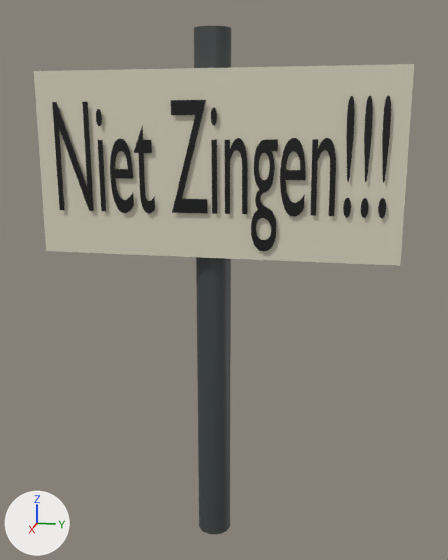
Two versions of the OBJ model models/VerbodenZingenBord.obj, one commit apart.
The view is the same before and after, from a camera (50 mm lens) standing at (1.727, 0.359, 1.249) and looking at (0.002, 0.014, 0.818). The lights are fixed; the arrows at lower left show +X, +Y and +Z. Where no turn or scale is listed for an object, it has been applied to the vertices.

Objects in the first picture: 'Cube_Cube.001', 'Cylinder_Cylinder.001', 'Text_Niet_Zingen!!!'.
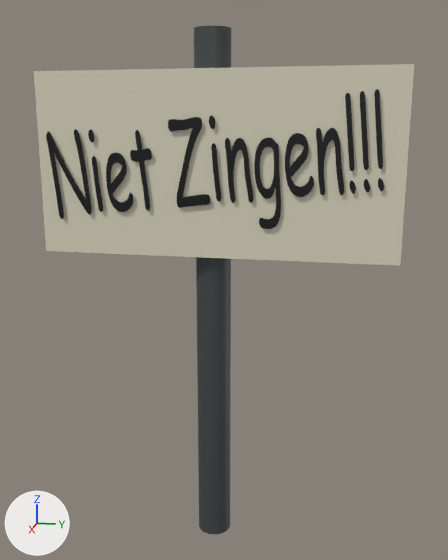
Commit message: Verboden ten Zingen bord aangepast

Patch to the scene script:
```diff
--- a/models/VerbodenZingenBord.obj.py
+++ b/models/VerbodenZingenBord.obj.py
@@ me_text_niet_zingen @@
 # used by ob_text_niet_zingen; location = (0.0, 0.0, 0.0)
-me_text_niet_zingen.from_pydata(...)  # 1114 vertices, 1086 faces; spans x 0.087, y -0.447..0.455, z 0.924..1.326
+me_text_niet_zingen.from_pydata(...)  # 3729 vertices, 3699 faces; spans x 0.087, y -0.471..0.446, z 0.985..1.34
+# me_text_niet_zingen part 1: the loose piece of 74 vertices spanning x 0.087, y 0.39..0.408, z 1.113..1.326 is rebuilt with 97 vertices and now spans x 0.087, y 0.374..0.405, z 1.144..1.337
+# me_text_niet_zingen part 2: the loose piece of 58 vertices spanning x 0.087, y -0.217..-0.162, z 1.018..1.257 is rebuilt with 283 vertices and now spans x 0.087, y -0.228..-0.167, z 1.025..1.243
+# me_text_niet_zingen part 3: the loose piece of 10 vertices spanning x 0.087, y -0.447..-0.342, z 1.02..1.317 is rebuilt with 363 vertices and now spans x 0.087, y -0.471..-0.349, z 0.996..1.245
+# me_text_niet_zingen part 4: the loose piece of 8 vertices spanning x 0.087, y -0.114..-0.014, z 1.022..1.319 is rebuilt with 307 vertices and now spans x 0.087, y -0.12..-0.006, z 1.037..1.276
+# me_text_niet_zingen part 5: the loose piece of 4 vertices spanning x 0.087, y -0.002..0.013, z 1.023..1.218 is rebuilt with 192 vertices and now spans x 0.087, y -0.003..0.024, z 1.055..1.209
+# me_text_niet_zingen part 6: the loose piece of 4 vertices spanning x 0.087, y -0.321..-0.305, z 1.021..1.216 is rebuilt with 192 vertices and now spans x 0.087, y -0.34..-0.314, z 1.019..1.173
+# me_text_niet_zingen part 7: a new loose piece of 97 vertices spanning x 0.087, y 0.409..0.44, z 1.148..1.34, in mat_material_001 (black #000000)
+# me_text_niet_zingen part 8: a new loose piece of 96 vertices spanning x 0.087, y 0.395..0.411, z 1.087..1.121, in mat_material_001 (black #000000)
+# me_text_niet_zingen part 9: a new loose piece of 96 vertices spanning x 0.087, y 0.36..0.376, z 1.084..1.118, in mat_material_001 (black #000000)
+# me_text_niet_zingen part 10: a new loose piece of 96 vertices spanning x 0.087, y -0.347..-0.329, z 1.209..1.244, in mat_material_001 (black #000000)
+# me_text_niet_zingen part 11: the loose piece of 48 vertices spanning x 0.087, y -0.322..-0.305, z 1.252..1.298 is deleted
+# me_text_niet_zingen part 12: the loose piece of 48 vertices spanning x 0.087, y 0.391..0.41, z 1.022..1.074 is deleted
+# me_text_niet_zingen part 13: the loose piece of 48 vertices spanning x 0.087, y 0.435..0.455, z 1.022..1.074 is deleted
+# me_text_niet_zingen part 14: the loose piece of 48 vertices spanning x 0.087, y 0.347..0.366, z 1.021..1.074 is deleted
+# me_text_niet_zingen part 15: 5 vertices moved within x 0.087, y 0.07..0.352, z 1.012..1.324; 653 vertices removed from x 0.087, y -0.004..0.452, z 0.924..1.326; 1644 vertices added at x 0.087, y -0.009..0.446, z 0.985..1.333
+# me_text_niet_zingen part 16: 1 vertex moved within x 0.087, y -0.284, z 1.07; 98 vertices removed from x 0.087, y -0.288..-0.222, z 1.018..1.22; 253 vertices added at x 0.087, y -0.301..-0.224, z 1.02..1.183
 me_text_niet_zingen.materials.append(mat_material_001)
```

Pixel boxes (x1, y1, x2, y2) of what changed, in the pictures (448 x 560 px):
'Text_Niet_Zingen!!!', reshaped (10% shorter): before (52, 95, 391, 251); after (46, 89, 384, 229)
part 1 of me_text_niet_zingen, rebuilt (8% shorter): before (364, 96, 373, 182); after (360, 91, 369, 170)
part 2 of me_text_niet_zingen, rebuilt (9% shorter): before (134, 125, 155, 214); after (130, 130, 152, 211)
part 3 of me_text_niet_zingen, rebuilt (9% wider, 17% shorter): before (52, 102, 94, 211); after (46, 129, 92, 219)
part 4 of me_text_niet_zingen, rebuilt (13% wider, 19% shorter): before (171, 100, 208, 213); after (168, 117, 210, 208)
part 5 of me_text_niet_zingen, rebuilt (57% wider, 20% shorter): before (211, 140, 217, 214); after (211, 143, 221, 202)
part 6 of me_text_niet_zingen, rebuilt (33% wider, 21% shorter): before (98, 140, 106, 211); after (92, 156, 103, 212)
part 7 of me_text_niet_zingen, added (black): after (374, 89, 383, 169)
part 8 of me_text_niet_zingen, added: after (364, 179, 370, 193)
part 9 of me_text_niet_zingen, added: after (350, 181, 356, 194)
part 10 of me_text_niet_zingen, added: after (88, 129, 94, 142)
part 11 of me_text_niet_zingen, deleted: before (96, 109, 102, 126)
part 12 of me_text_niet_zingen, deleted: before (361, 198, 369, 218)
part 13 of me_text_niet_zingen, deleted: before (378, 198, 386, 218)
part 14 of me_text_niet_zingen, deleted: before (343, 198, 351, 218)
part 15 of me_text_niet_zingen, built on: before (211, 95, 391, 251); after (209, 93, 384, 229)
part 16 of me_text_niet_zingen, built on: before (110, 138, 134, 213); after (106, 153, 133, 212)
